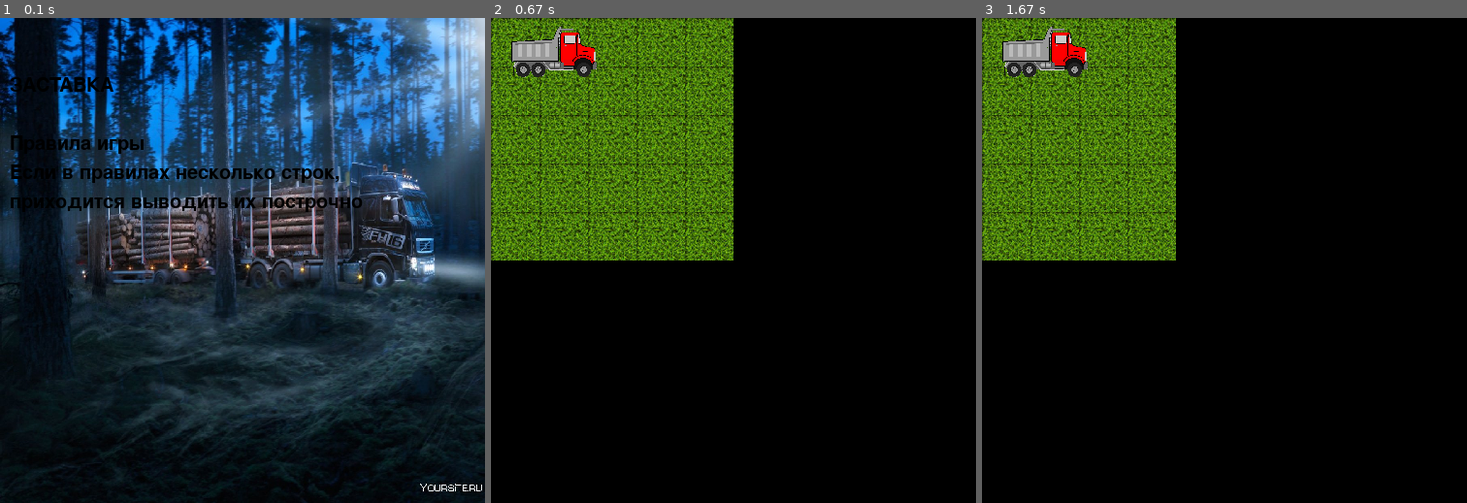
Above: before the commit, frames 1-3 (left to right).
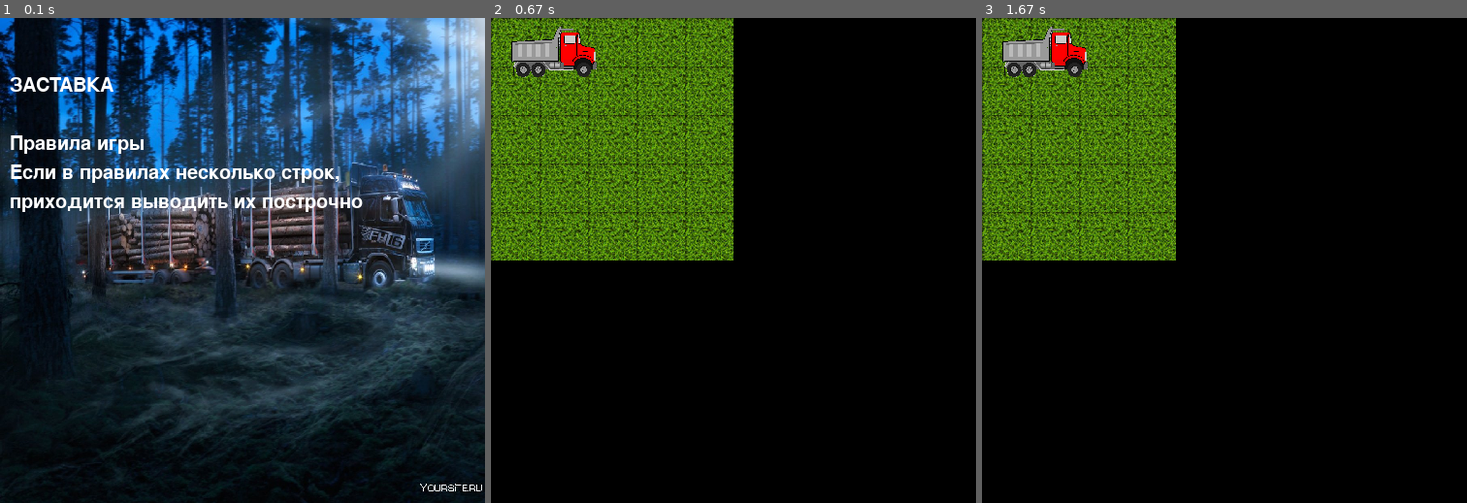
Above: after the commit, the same moments.

Repository: supermeganikitos/Project_pygame
Game: pygame game, started from levels.py
Two runs of this game, one before a commit and one after it. Both use one fixed random seed, a clock stepped at 60 frames per second and the inputs below.
Inputs:
- Up to frame 1 (0.1 s): type "1 (at the terminal prompt)" at 0 s
- Up to frame 2 (0.67 s): hold Right from 0.33 s (still down)
- Up to frame 3 (1.67 s): release Right at 0.8 s; hold Up 0.83-1.13 s; hold Right 1.17-1.63 s

The runs differ from the first frame. In frame 1, 2.7% of the frame differs, in the area x 2-75%, y 12-40%; in frame 2, nothing differs; in frame 3, nothing differs.

Commit message:
цвет

Diff:
--- a/levels.py
+++ b/levels.py
@@ -55,7 +55,7 @@
     text_coord = 50
     clock = pygame.time.Clock()
     for line in intro_text:
-        string_rendered = font.render(line, True, pygame.Color('black'))
+        string_rendered = font.render(line, True, pygame.Color('white'))
         intro_rect = string_rendered.get_rect()
         text_coord += 10
         intro_rect.top = text_coord
